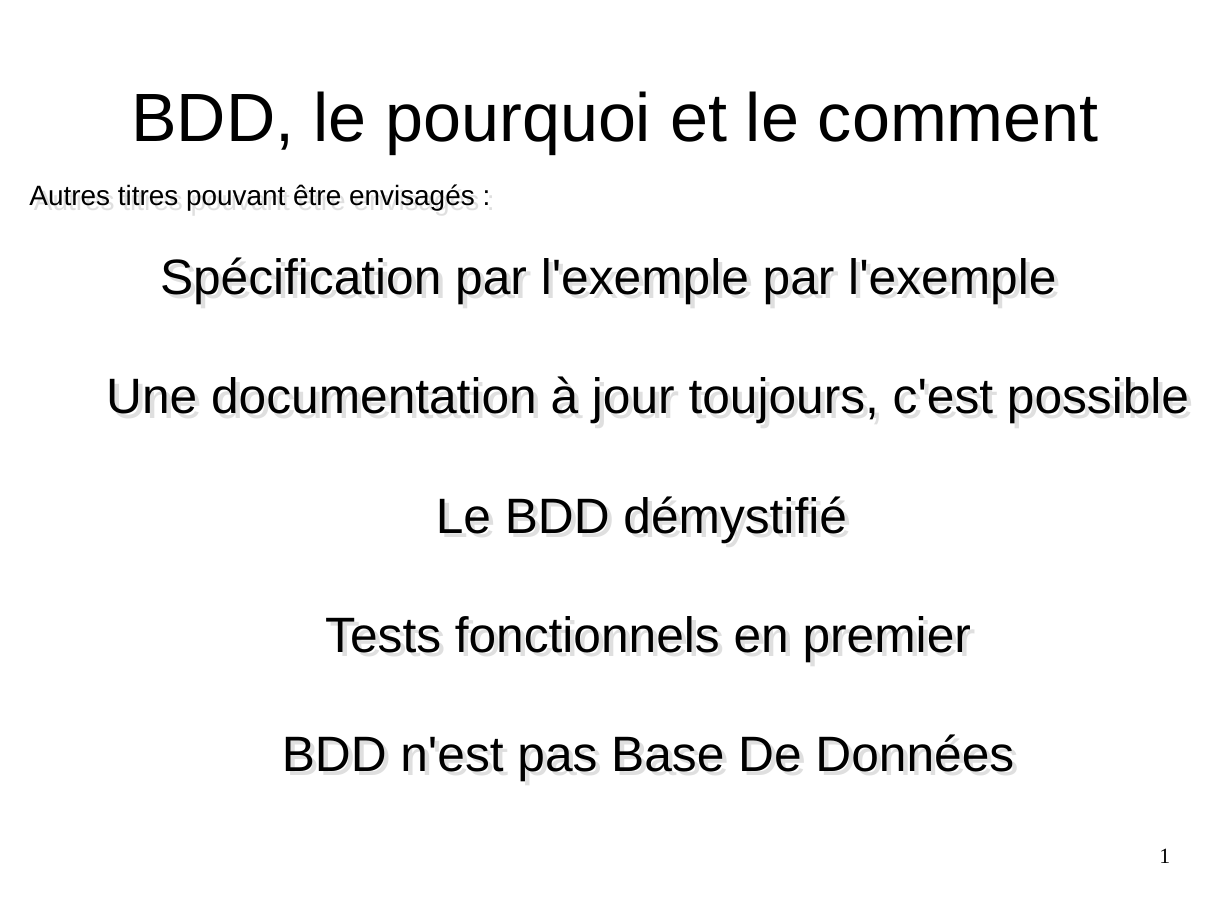
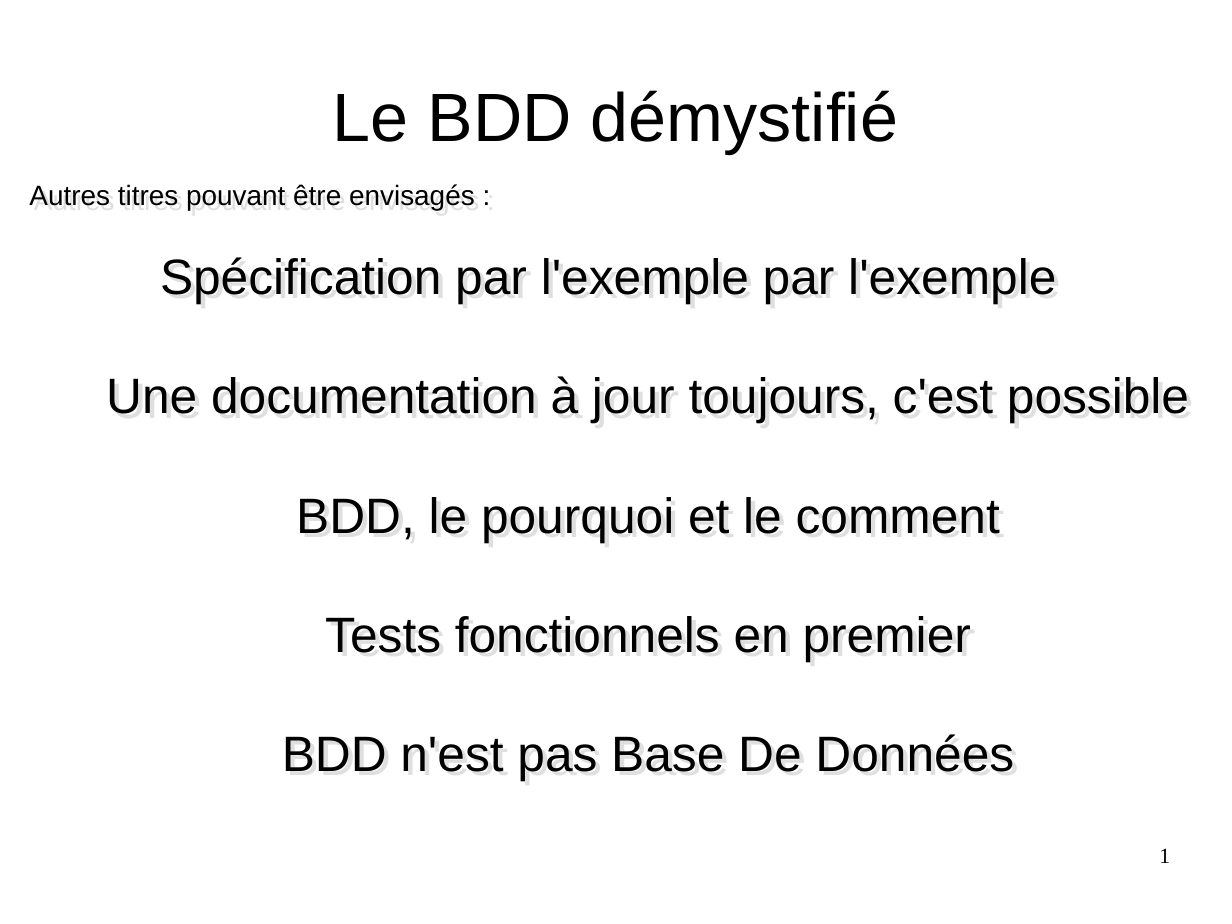
Before and after one commit to GeReinhart/dojo-bdd-library-ws-java, a slide deck: slide 1 of doc/BDD_presentation_agile_grenoble_2016.odp. Drawn at 1232x924 pixels with LibreOffice and Linux fonts; fonts in the diff are those of the drawing. Boxes give left, top, right and bottom in pixels: in the first picture for what was removed or moved away, otherwise in the second. Text is boxed around its words. In the diff, an @@ line names an element or a change of style, - is before the commit and + after.

```diff
--- a/doc/BDD_presentation_agile_grenoble_2016.odp
+++ b/doc/BDD_presentation_agile_grenoble_2016.odp
@@ title at (333, 90, 898, 153): text changed @@
-BDD, le pourquoi et le comment
+Le BDD démystifié
@@ subtitle at (296, 497, 1000, 542): text changed @@
-Le BDD démystifié
+BDD, le pourquoi et le comment
```
Also in this commit, not shown: 9 other slides changed, 23 slides added, 2 slides removed, 13 other files.
